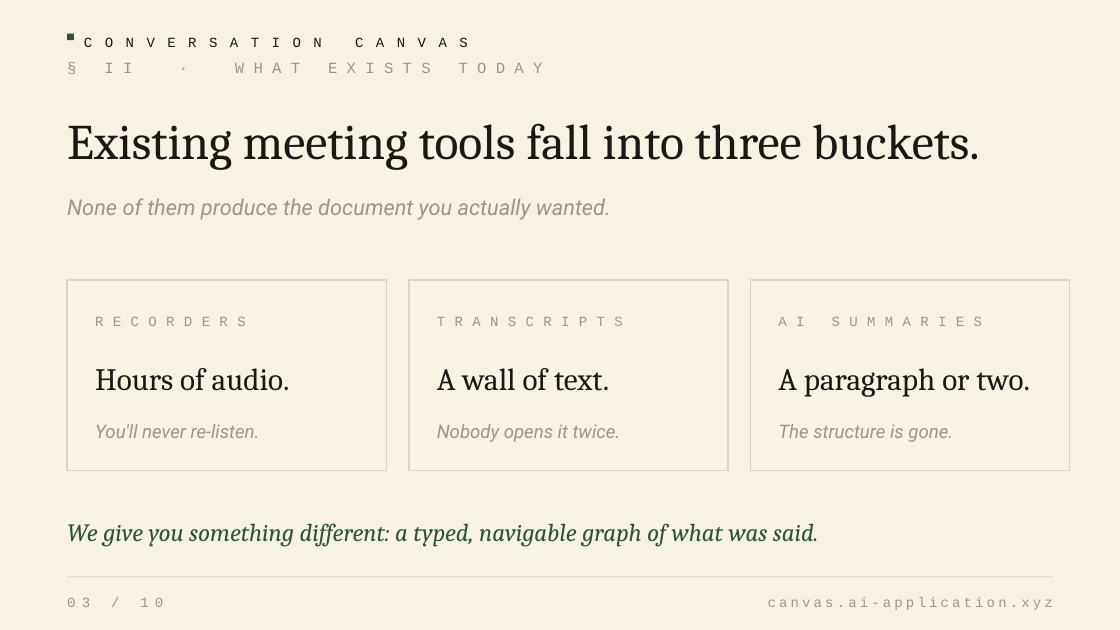
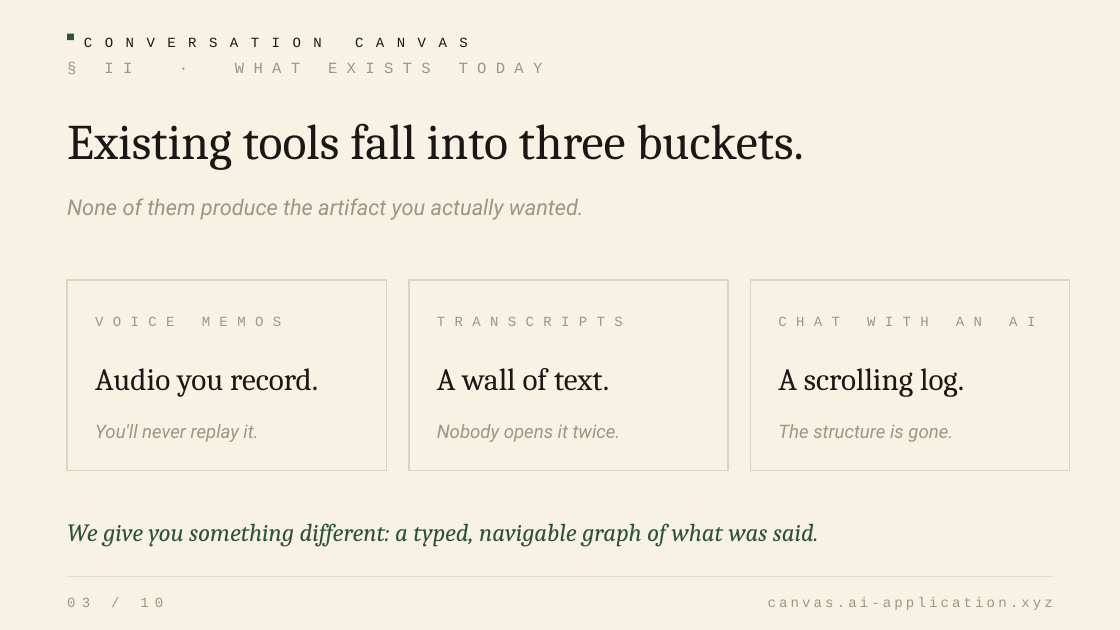
Before and after one commit to aravindsriraj/conversation-canvas, a slide deck: slide 3 of public/pitch-deck.pptx. Drawn at 1120x630 pixels with LibreOffice and Linux fonts; fonts in the diff are those of the drawing. Boxes give left, top, right and bottom in pixels: in the first picture for what was removed or moved away, otherwise in the second. Text is boxed around its words. In the diff, an @@ line names an element or a change of style, - is before the commit and + after.

```diff
--- a/public/pitch-deck.pptx
+++ b/public/pitch-deck.pptx
@@ text at <box>67,123,804,170</box>: text changed @@
-Existing meeting tools fall into three buckets.
+Existing tools fall into three buckets.
@@ text at <box>67,198,584,220</box>: text changed @@
-None of them produce the document you actually wanted.
+None of them produce the artifact you actually wanted.
@@ text at <box>95,305,358,338</box>: text changed @@
-RECORDERS
+VOICE MEMOS
@@ text at <box>778,305,1042,338</box>: text changed @@
-AI SUMMARIES
+CHAT WITH AN AI
@@ text at <box>95,368,318,397</box>: text changed @@
-Hours of audio.
+Audio you record.
@@ text at <box>778,368,964,397</box>: text changed @@
-A paragraph or two.
+A scrolling log.
@@ text at <box>95,424,258,442</box>: text changed @@
-You'll never re-listen.
+You'll never replay it.
```
Also in this commit, not shown: 4 other slides changed.
